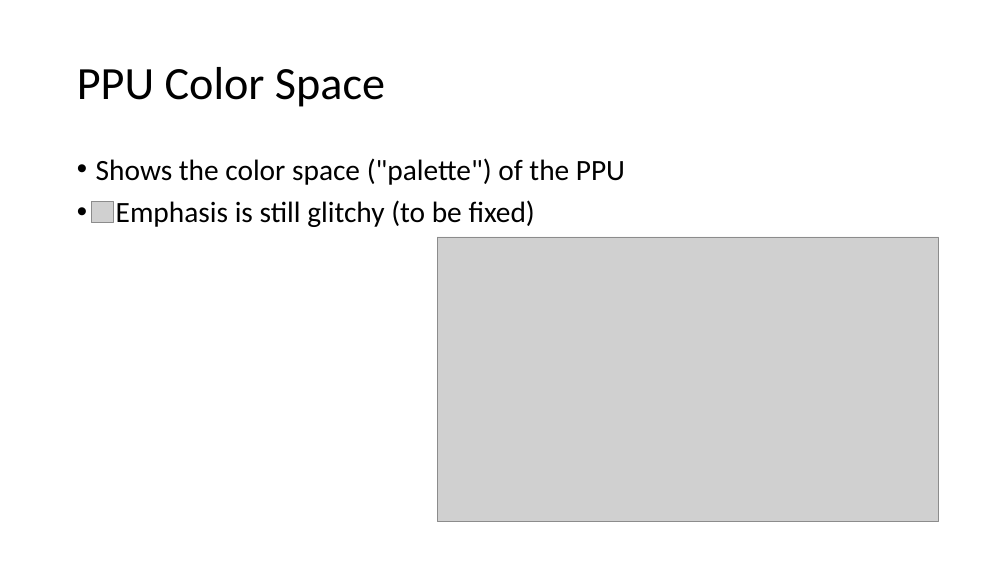
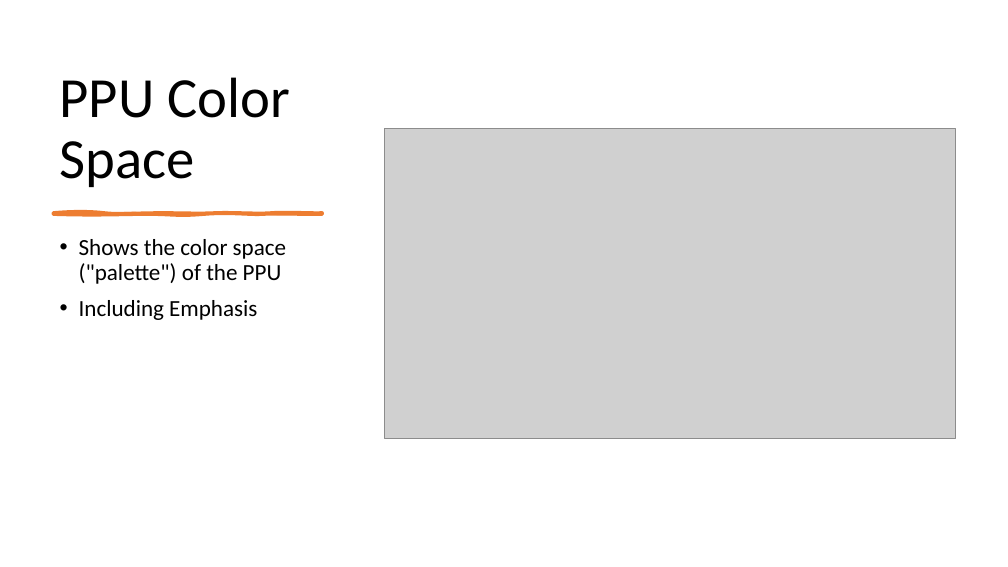
Before and after one commit to emu-russia/breaknes, a slide deck: slide 11 of UserManual/PPUPlayer/PPU_Player_Eng.pptx. Drawn at 1008x567 pixels with LibreOffice and Linux fonts; fonts in the diff are those of the drawing; grey boxes stand for pictures. Boxes give left, top, right and bottom in pixels: in the first picture for what was removed or moved away, otherwise in the second. Text is boxed around its words. In the diff, an @@ line names an element or a change of style, - is before the commit and + after.

Commit message:
Fixed Emphasis

```diff
--- a/UserManual/PPUPlayer/PPU_Player_Eng.pptx
+++ b/UserManual/PPUPlayer/PPU_Player_Eng.pptx
@@ title "PPU Color Space": place and size @@
-title "PPU Color Space" at box(77, 67, 385, 107)
+title "PPU Color Space" at box(60, 77, 290, 187)
@@ title "PPU Color Space" at box(60, 77, 290, 187): size 44 to 54 pt; vertical alignment middle to bottom @@
@@ picture added at box(385, 129, 956, 439) @@
@@ picture removed at box(91, 201, 113, 223) @@
@@ text "Shows the color space ("palette") ...": place and size @@
-text "Shows the color space ("palette") ..." at box(96, 158, 625, 227)
+text "Shows the color space ("palette") ..." at box(79, 239, 286, 320)
@@ freeform shape added at box(53, 212, 322, 214), fill #ED7D31, outline #ED7D31 3 pt @@
@@ text at box(79, 239, 286, 284): size 28 to 22 pt in "Shows the color space ("palette") of the ..." @@
@@ picture removed at box(437, 237, 938, 522) @@
@@ text at box(79, 300, 257, 320): text changed; size 28 to 22 pt @@
-• Emphasis is still glitchy (to be fixed)
+• Including Emphasis
```
Also in this commit, not shown: 5 other files.
